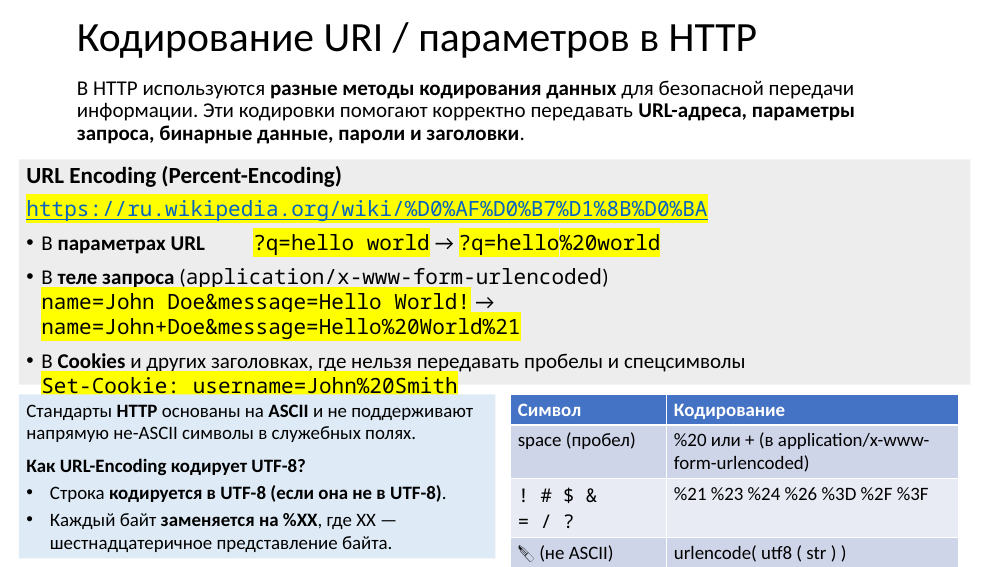
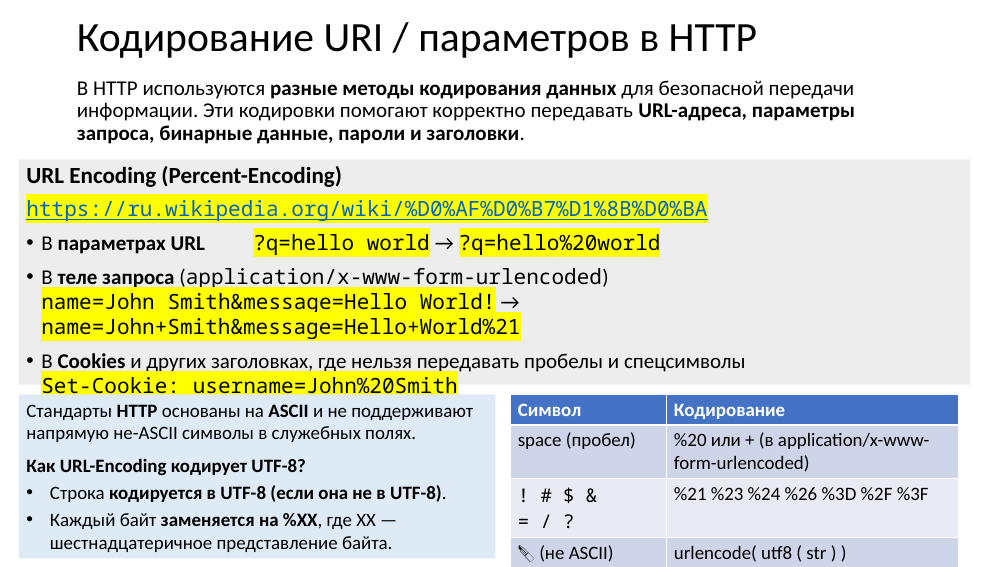
Before and after one commit to xtrueman/network_programming, a slide deck: slide 32 of HTTP-proto.pptx (slide 31 before the commit). Drawn at 1008x567 pixels with LibreOffice and Linux fonts; fonts in the diff are those of the drawing. Boxes give left, top, right and bottom in pixels: in the first picture for what was removed or moved away, otherwise in the second. Text is boxed around its words. In the diff, an @@ line names an element or a change of style, - is before the commit and + after.

Commit message:
HTTP

```diff
--- a/HTTP-proto.pptx
+++ b/HTTP-proto.pptx
@@ text in rectangle at [41, 268, 608, 339]: text changed @@
-• В теле запроса (application/x-www-form-urlencoded)
-  name=John Doe&message=Hello World! → name=John+Doe&message=Hello%20World%21
+• В теле запроса (application/x-www-form-urlencoded)
+  name=John Smith&message=Hello World! → name=John+Smith&message=Hello+World%21
```
Also in this commit, not shown: 28 other slides changed, 3 slides added, 1 other file.
